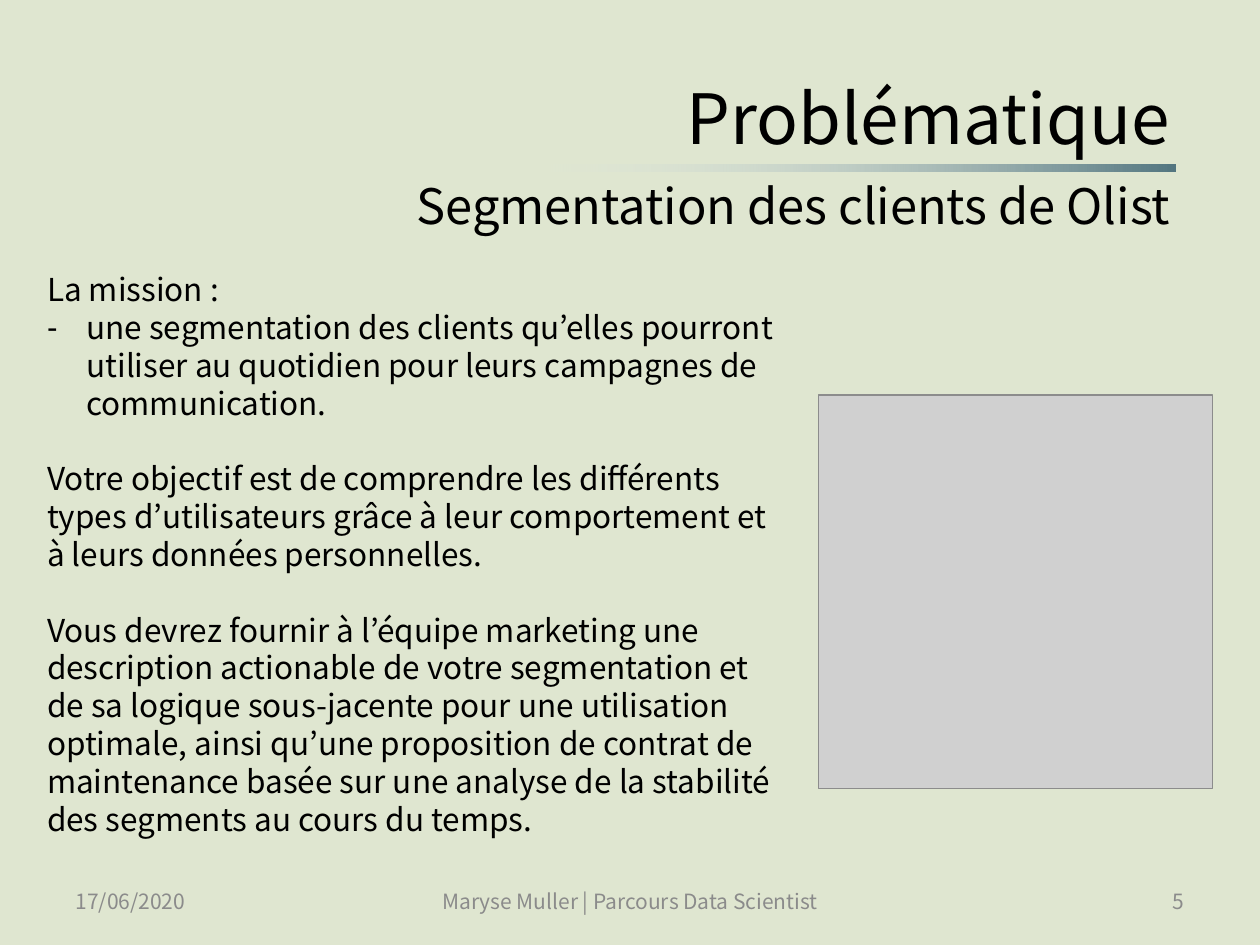
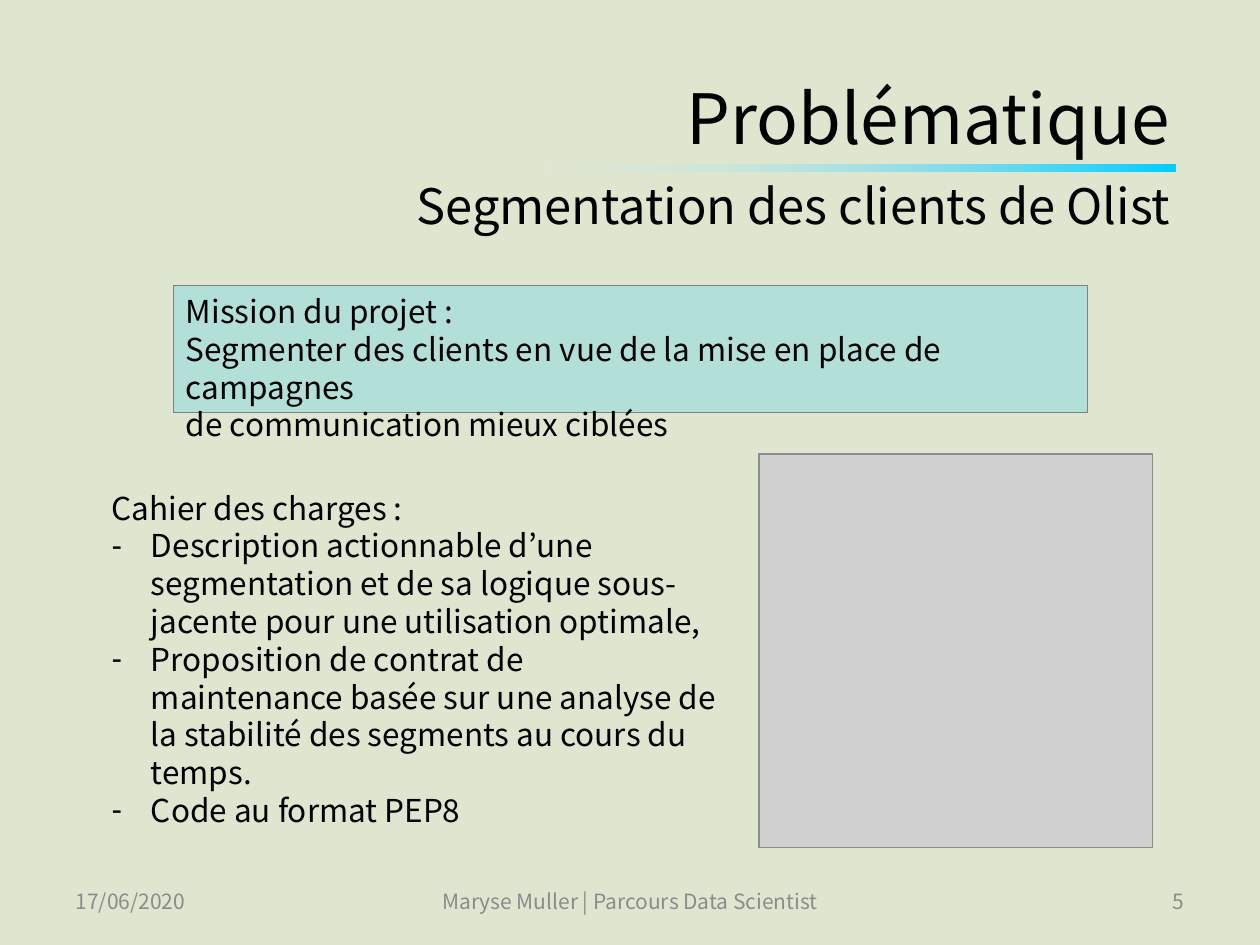
Before and after one commit to SmellyArmure/OC_DS_Project5, a slide deck: slide 5 of PRESENTATION/Projet5.pptx. Drawn at 1260x945 pixels with LibreOffice and Linux fonts; fonts in the diff are those of the drawing; grey boxes stand for pictures. Boxes give left, top, right and bottom in pixels: in the first picture for what was removed or moved away, otherwise in the second. Text is boxed around its words. In the diff, an @@ line names an element or a change of style, - is before the commit and + after.

Commit message:
Avancé dans la présentation : problématique, données (extraction)

```diff
--- a/PRESENTATION/Projet5.pptx
+++ b/PRESENTATION/Projet5.pptx
@@ rectangle at box(527, 165, 1176, 171): fill gradient #537680 to #E6EDF0 to gradient #00CCFF to #E6EDF0 @@
@@ rectangle added at box(174, 286, 1087, 413), fill #00CCFF at 20% opacity, outline #808080 0.5 pt, 18 pt, text #000000 @@
+Mission du projet :
+Segmenter des clients en vue de la mise en place de campagnes
+de communication mieux ciblées
@@ picture: place and size @@
-picture at box(819, 396, 1212, 789)
+picture at box(759, 454, 1152, 847)
@@ text at box(112, 495, 716, 792): text changed @@
-La mission :
-– une segmentation des clients qu’elles pourront utiliser au quotidien pour leurs campagnes de communication.
-Votre objectif est de comprendre les différents types d’utilisateurs grâce à leur comportement et à leurs données personnelles.
-Vous devrez fournir à l’équipe marketing une description actionable de votre segmentation et de sa logique sous-jacente pour une utilisation optimale, ainsi qu’une proposition de contrat de maintenance basée sur une analyse de la stabilité des segments au cours du temps.
+Cahier des charges :
+– Description actionnable d’une segmentation et de sa logique sous-jacente pour une utilisation optimale,
+– Proposition de contrat de maintenance basée sur une analyse de la stabilité des segments au cours du temps.
+– Code au format PEP8
```
Also in this commit, not shown: 10 other slides changed, 13 slides added, 3 other files.
